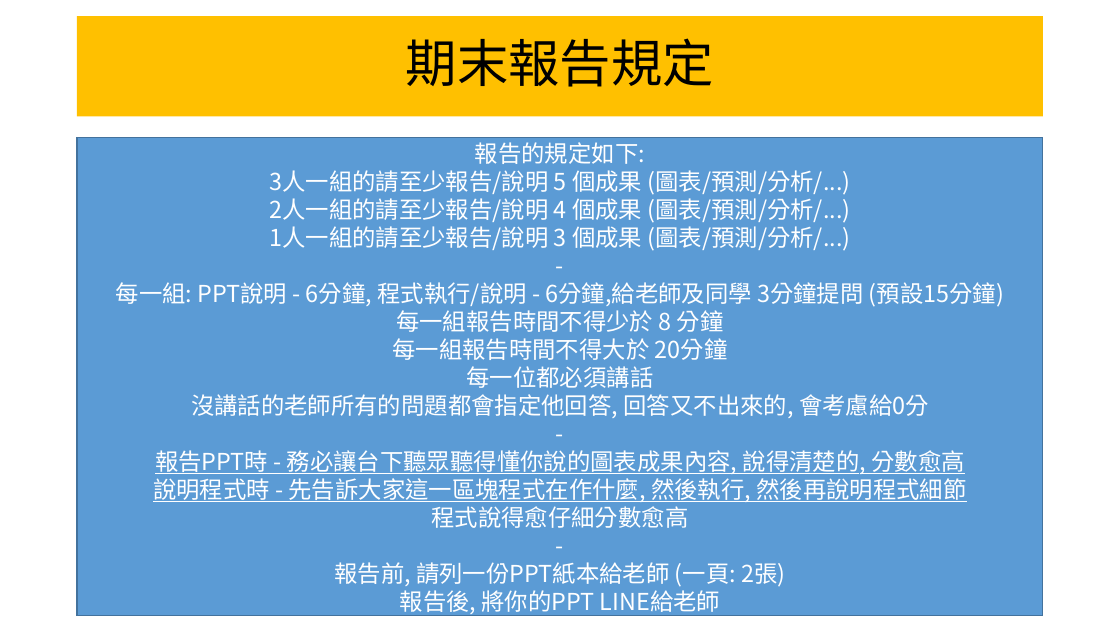
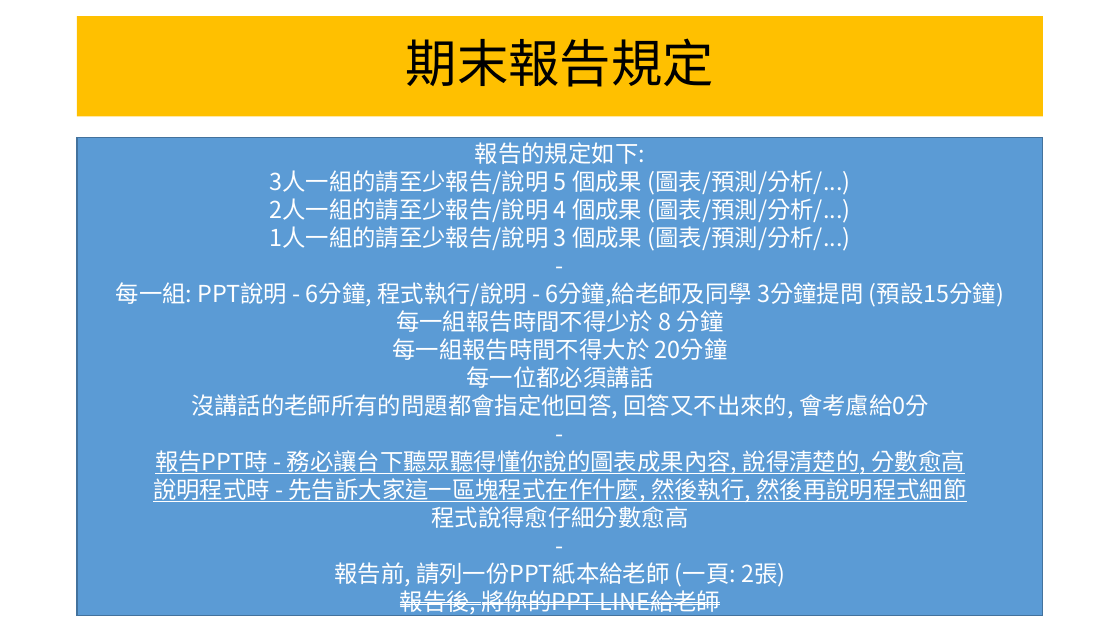
Before and after one commit to chih-chengwu/Data-Mining-MarkDown, a slide deck: slide 8 of 第一週_1.課堂規定及評量標準.pptx. Drawn at 1120x630 pixels with LibreOffice and Linux fonts; fonts in the diff are those of the drawing. Boxes give left, top, right and bottom in pixels: in the first picture for what was removed or moved away, otherwise in the second. Text is boxed around its words. In the diff, an @@ line names an element or a change of style, - is before the commit and + after.

```diff
--- a/第一週_1.課堂規定及評量標準.pptx
+++ b/第一週_1.課堂規定及評量標準.pptx
@@ text in rectangle at (400, 586, 720, 616): strikethrough on in "報告後, 將你的PPT LINE給老師" @@
```
Also in this commit, not shown: 2 other files.
